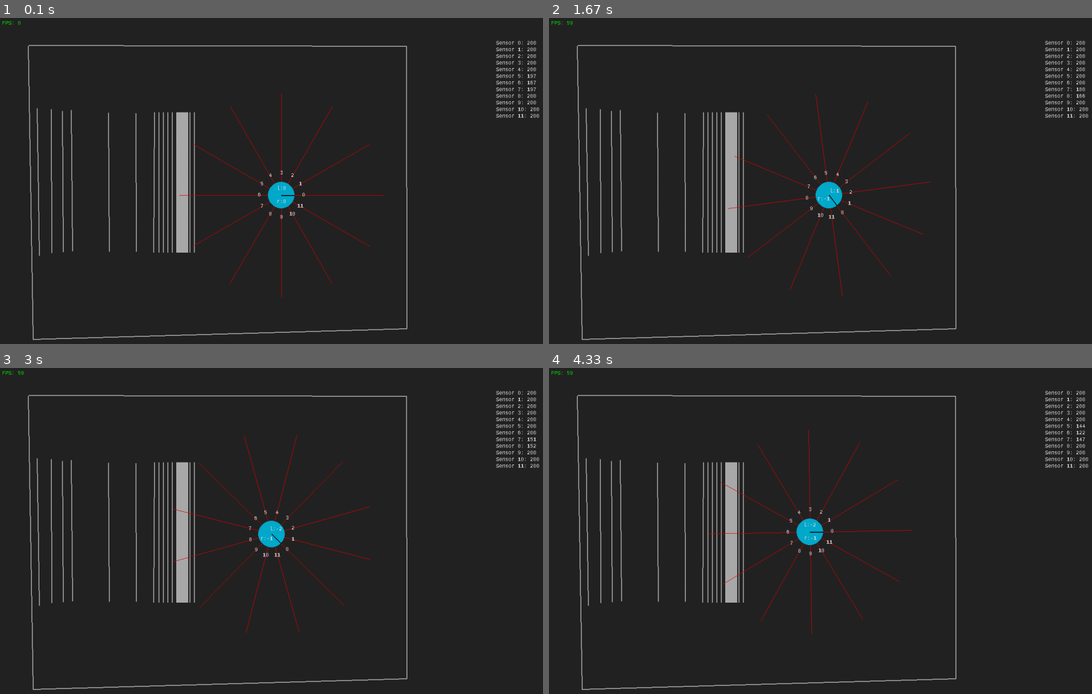
Above: before the commit, frames 1-4 (two rows, left to right).
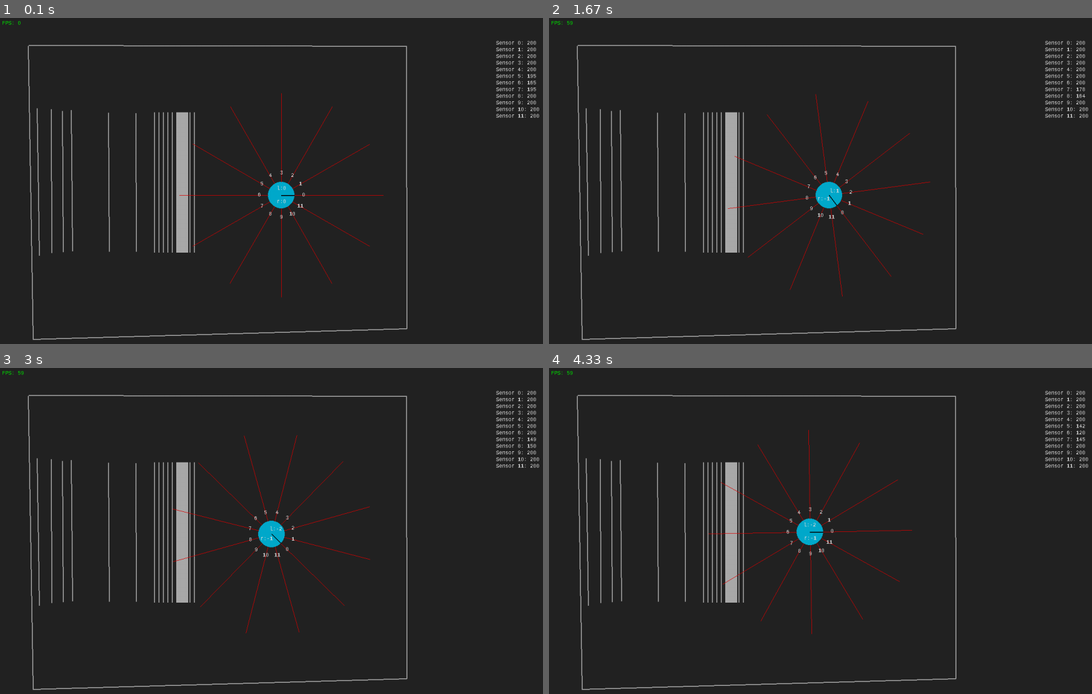
Above: after the commit, the same moments.

Repository: Pascalos99/Autonomous-Robotic-Systems-Assignment
Game: pygame game, started from Assignment 2 - Mobile Robot Simulation/main.py
Same seed, same stepped clock (60 frames per second), same inputs: the game is played once before the commit and once after it.
Inputs:
- Up to frame 1 (0.1 s): no input
- Up to frame 2 (1.67 s): hold D 0.33-0.8 s; hold W 0.83-1.13 s; hold D 1.17-1.63 s
- Up to frame 3 (3 s): hold A 1.67-2.2 s; tap E at 1.82 s; hold S 2.23-2.53 s; hold A 2.57-2.97 s
- Up to frame 4 (4.33 s): hold W 3-3.37 s; tap E at 3.15 s; hold D 3.4-4.03 s; hold S from 4.07 s (still down)

The runs differ from the first frame. In frame 1, 0.1% of the frame differs, in the area x 28-99%, y 17-72%; in frame 2, 0.1%; in frame 3, 0.1%, in the area x 28-99%, y 21-72%; in frame 4, 0.1%.

Commit message:
Sensors now use rect object to calculate distance
The rect object that is returned when drawing a line is now stored in a
seperate list. With the rect object we can get every corner of a line
and with that 4 seperate line segments.

Diff:
--- a/Assignment 2 - Mobile Robot Simulation/main.py
+++ b/Assignment 2 - Mobile Robot Simulation/main.py
@@ -23,6 +23,7 @@
 class Map:
     def __init__(self):
         self.lines = []
+        self.wall_rect_objects = []
 
     def add_line(self, pos_start, pos_end):
         self.lines.append([pos_start, pos_end])
@@ -68,7 +69,13 @@
                            pygame.K_d: lambda: self.player.change_vel(-self.sensitivity, 0),
                            pygame.K_x: lambda: self.player.reset_vel(), }
 
+    def store_rect_objects(self):
+        for line in self.map.lines:
+            self.map.wall_rect_objects.append(pygame.draw.line(self.win, '#aaaaaa', line[0], line[1], width=2))
+
     def run(self):
+        self.store_rect_objects()
+
         is_running = True
         while is_running:
             for event in pygame.event.get():
--- a/Assignment 2 - Mobile Robot Simulation/maps/map_7.json
+++ b/Assignment 2 - Mobile Robot Simulation/maps/map_7.json
@@ -105,7 +105,7 @@
       213
     ],
     "end_pos": [
-      346,
+      348,
       529
     ]
   },
--- a/Assignment 2 - Mobile Robot Simulation/player.py
+++ b/Assignment 2 - Mobile Robot Simulation/player.py
@@ -193,10 +193,17 @@
             sensor_line = sensor[0]
             intersect_points = []
 
-            for wall in self.map.lines:
-                intersect_coordinates = self.get_intersection_lines(sensor_line, wall)
-                if intersect_coordinates is not None:
-                    intersect_points.append(intersect_coordinates)
+            for wall in self.map.wall_rect_objects:
+                wall_segments = [
+                    [wall.topleft, wall.topright],
+                    [wall.topright, wall.bottomright],
+                    [wall.bottomright, wall.bottomleft],
+                    [wall.bottomleft, wall.topleft]
+                ]
+                for segment in wall_segments:
+                    intersect_coordinates = self.get_intersection_lines(sensor_line, segment)
+                    if intersect_coordinates is not None:
+                        intersect_points.append(intersect_coordinates)
 
             if intersect_points:
                 intersect_points = np.array(intersect_points)
@@ -218,7 +225,8 @@
             self.sensor_lines[i][0] = np.array([[start_x, start_y], [end_x, end_y]], dtype=np.float64)
 
     @staticmethod
-    def get_intersection_lines(line_1: Union[list, np.ndarray], line_2: Union[list, np.ndarray]) -> Union[np.ndarray, None]:
+    def get_intersection_lines(line_1: Union[list, np.ndarray], line_2: Union[list, np.ndarray]) -> Union[
+        np.ndarray, None]:
         # Calculate intersection point between two lines using:
         # https://en.m.wikipedia.org/wiki/Line%E2%80%93line_intersection#Given_two_points_on_each_line_segment.
         x1, y1 = line_1[0]
@@ -242,7 +250,8 @@
 
         return None
 
-    def get_intersection_circle_line(self, line: Union[list, np.ndarray], position: Union[list, np.ndarray], radius: float) -> Union[np.ndarray, None]:
+    def get_intersection_circle_line(self, line: Union[list, np.ndarray], position: Union[list, np.ndarray],
+                                     radius: float) -> Union[np.ndarray, None]:
         # Calculate the distance between the center of the circle and the line.
         x_diff = line[1][0] - line[0][0]
         y_diff = line[1][1] - line[0][1]
